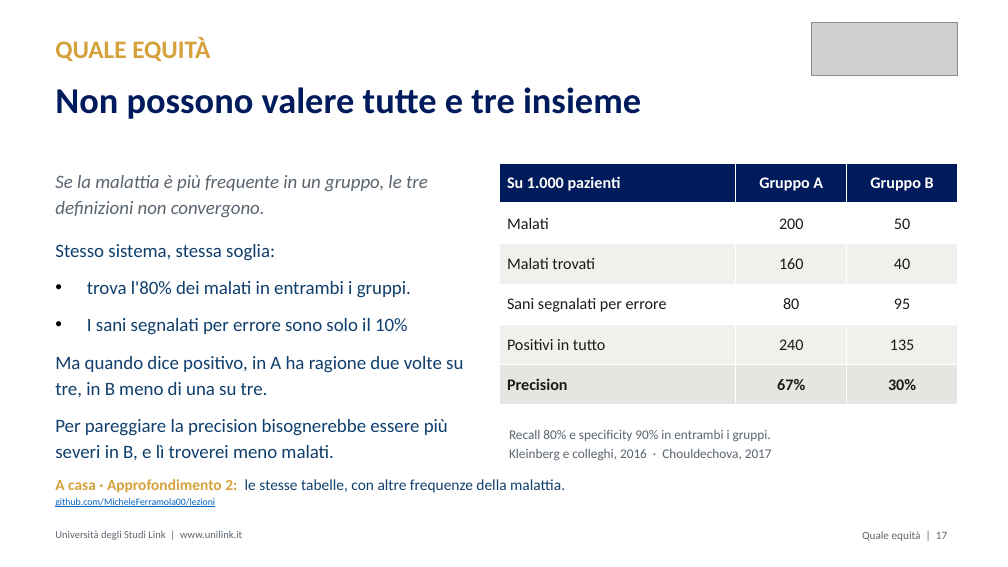
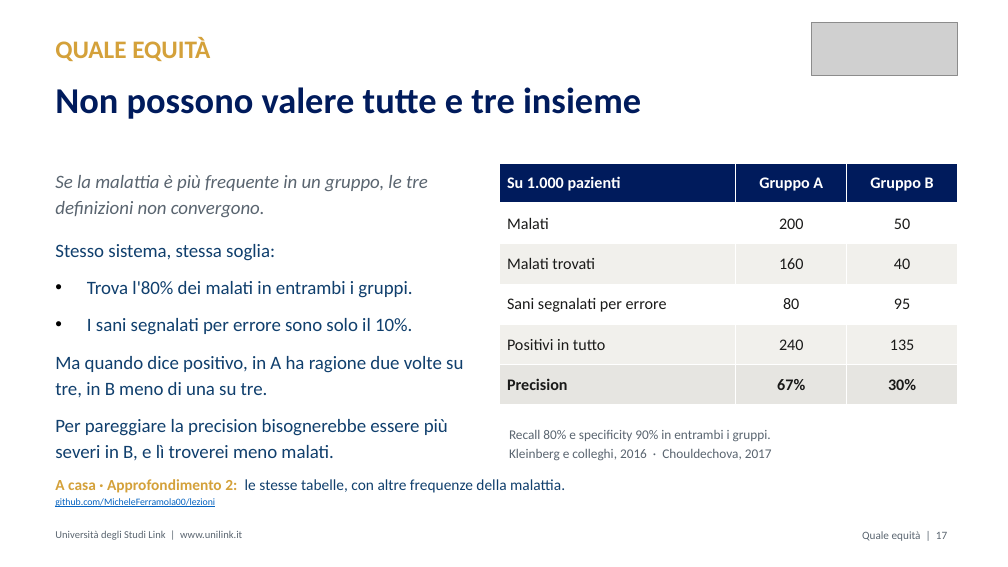
Before and after one commit to MicheleFerramola00/lezioni, a slide deck: slide 20 of slide/M2.4_Ferramola_slide.pptx. Drawn at 1008x567 pixels with LibreOffice and Linux fonts; fonts in the diff are those of the drawing; grey boxes stand for pictures. Boxes give left, top, right and bottom in pixels: in the first picture for what was removed or moved away, otherwise in the second. Text is boxed around its words. In the diff, an @@ line names an element or a change of style, - is before the commit and + after.

```diff
--- a/slide/M2.4_Ferramola_slide.pptx
+++ b/slide/M2.4_Ferramola_slide.pptx
@@ text at [87,281,412,335]: text changed @@
-• trova l'80% dei malati in entrambi i gruppi.
-• I sani segnalati per errore sono solo il 10%
+• Trova l'80% dei malati in entrambi i gruppi.
+• I sani segnalati per errore sono solo il 10%.
```
Also in this commit, not shown: 8 other slides changed, 3 other files.
